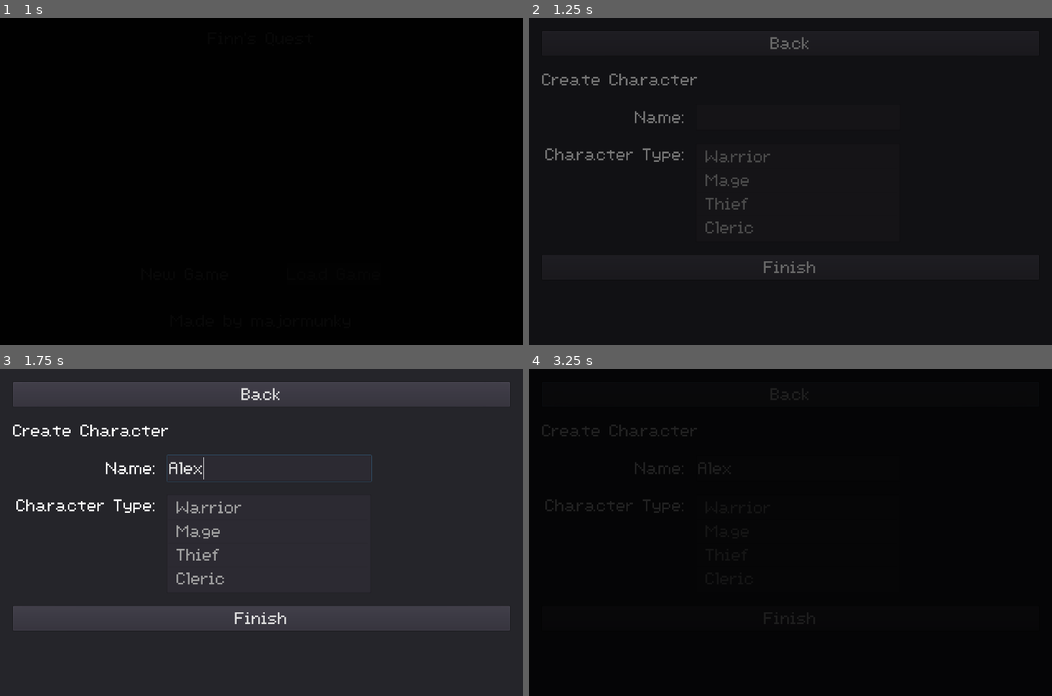
Above: before the commit, frames 1-4 (two rows, left to right).
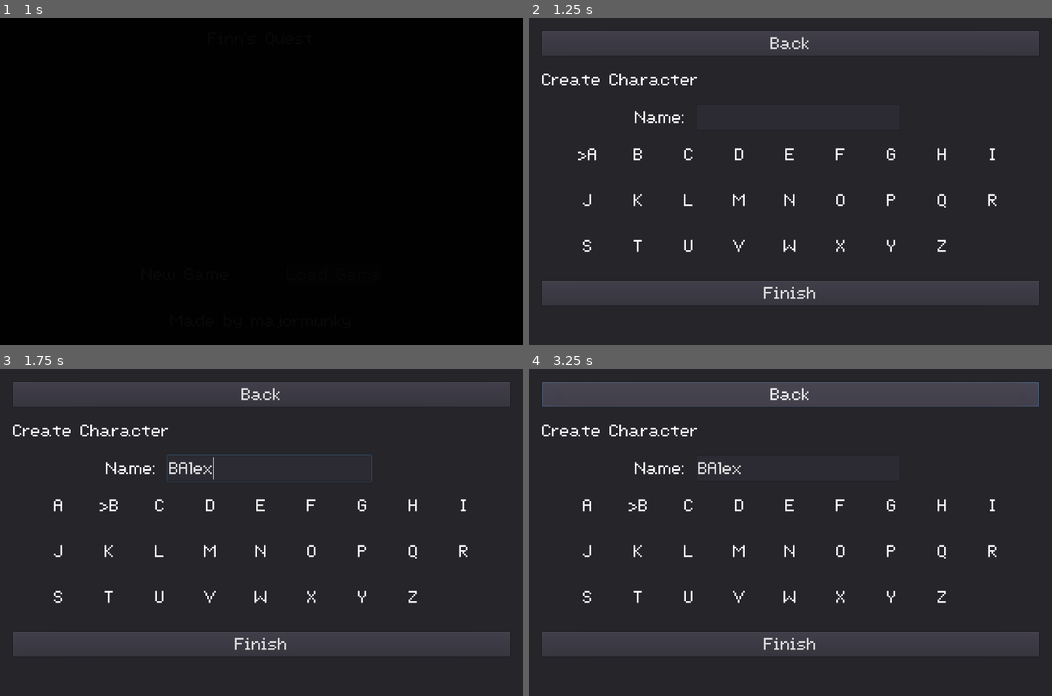
Above: after the commit, the same moments.

Repository: majormunky/MiniRPG
Game: Godot game, scene res://scenes/MainMenu.tscn
Same seed, same stepped clock (60 frames per second), same inputs: the game is played once before the commit and once after it.
Inputs (mouse positions are in pixels of both pictures, inside the frame that each line leads up to):
- Up to frame 1 (1 s): tap Enter (ui_accept) at 0.5 s; hold Right (ui_right) from 0.53 s (still down); hold Enter (ui_accept) from 0.53 s (still down)
- Up to frame 2 (1.25 s): keep holding Right (ui_right); keep holding Enter (ui_accept)
- Up to frame 3 (1.75 s): release Right (ui_right) at 1.25 s; release Enter (ui_accept) at 1.25 s; click (266, 467) at 1.27 s; type "Alex" at 1.35 s
- Up to frame 4 (3.25 s): click "Finish" at 2 s; click "Back" at 2.75 s

Frame 1 is identical in both runs. In frame 2, 20% of the frame differs, in the area x 2-98%, y 4-88%; in frame 3, 11%; in frame 4, 99%, in the area x 0-100%, y 0-100%.

Commit message:
We now have a grid of letters that we can input a name with a controller for the create player page

Diff:
--- a/scenes/CreatePlayer.gd
+++ b/scenes/CreatePlayer.gd
@@ -116,3 +116,7 @@
 	transition.fadeIn()
 	yield(get_tree().create_timer(0.5), "timeout")
 	var _error = get_tree().change_scene("res://scenes/MainMenu.tscn")
+
+
+func _on_InputLetters_letter_selected(letter):
+	name_input.text += letter
--- a/scenes/CreatePlayer.tscn
+++ b/scenes/CreatePlayer.tscn
@@ -1,8 +1,9 @@
-[gd_scene load_steps=4 format=2]
+[gd_scene load_steps=5 format=2]
 
 [ext_resource path="res://assets/MainTheme.tres" type="Theme" id=1]
 [ext_resource path="res://scenes/CreatePlayer.gd" type="Script" id=2]
 [ext_resource path="res://scenes/TransitionRect.tscn" type="PackedScene" id=3]
+[ext_resource path="res://scenes/InputLetters.gd" type="Script" id=4]
 
 [node name="CreatePlayer" type="Control"]
 anchor_right = 1.0
@@ -22,8 +23,6 @@
 [node name="MarginContainer" type="MarginContainer" parent="."]
 anchor_right = 1.0
 anchor_bottom = 1.0
-margin_top = 0.495087
-margin_bottom = 0.495117
 custom_constants/margin_right = 32
 custom_constants/margin_top = 32
 custom_constants/margin_left = 32
@@ -81,7 +80,22 @@
 theme = ExtResource( 1 )
 max_length = 12
 
+[node name="InputLetters" type="GridContainer" parent="MarginContainer/VBoxContainer"]
+margin_left = 558.0
+margin_top = 275.0
+margin_right = 658.0
+margin_bottom = 557.0
+rect_min_size = Vector2( 100, 0 )
+size_flags_horizontal = 4
+size_flags_vertical = 3
+theme = ExtResource( 1 )
+custom_constants/vseparation = 32
+custom_constants/hseparation = 64
+columns = 9
+script = ExtResource( 4 )
+
 [node name="HBoxContainer" type="HBoxContainer" parent="MarginContainer/VBoxContainer"]
+visible = false
 margin_top = 275.0
 margin_right = 1216.0
 margin_bottom = 470.0
@@ -108,25 +122,27 @@
 auto_height = true
 
 [node name="FinishButton" type="Button" parent="MarginContainer/VBoxContainer"]
-margin_top = 502.0
+margin_top = 589.0
 margin_right = 1216.0
-margin_bottom = 562.0
+margin_bottom = 649.0
 rect_min_size = Vector2( 200, 0 )
 theme = ExtResource( 1 )
 text = "Finish"
 
 [node name="ErrorText" type="RichTextLabel" parent="MarginContainer/VBoxContainer"]
-margin_top = 594.0
+margin_top = 681.0
 margin_right = 1216.0
-margin_bottom = 649.0
+margin_bottom = 736.0
 theme = ExtResource( 1 )
 custom_colors/default_color = Color( 1, 0, 0, 1 )
 fit_content_height = true
 
 [node name="TransitionRect" parent="." instance=ExtResource( 3 )]
+visible = false
 margin_right = 0.0
 margin_bottom = 0.0
 color = Color( 0, 0, 0, 1 )
 
 [connection signal="pressed" from="MarginContainer/VBoxContainer/BackButton" to="." method="_on_BackButton_pressed"]
+[connection signal="letter_selected" from="MarginContainer/VBoxContainer/InputLetters" to="." method="_on_InputLetters_letter_selected"]
 [connection signal="pressed" from="MarginContainer/VBoxContainer/FinishButton" to="." method="_on_FinishButton_pressed"]
--- /dev/null
+++ b/scenes/InputLetters.gd
@@ -0,0 +1,66 @@
+extends GridContainer
+
+var selected = Vector2(0, 0)
+
+signal letter_selected(letter)
+
+func setup_letters():
+	var alphabet = "ABCDEFGHIJKLMNOPQRSTUVWXYZ"
+	for letter in alphabet:
+		var new_label = RichTextLabel.new()
+		new_label.bbcode_enabled = true
+		new_label.set_bbcode("[center]" + letter + "[/center]")
+		new_label.name = letter
+		new_label.rect_min_size.x = 60
+		new_label.rect_min_size.y = 80
+		new_label.scroll_active = false
+		add_child(new_label)
+
+
+func _ready():
+	setup_letters()
+	draw_selected()
+
+
+func reset_node():
+	var child_index = selected.y * get_columns() + selected.x
+	var selected_node = get_child(child_index)
+	selected_node.set_bbcode("[center]" + selected_node.name + "[/center]")
+
+
+func draw_selected():
+	var child_index = selected.y * get_columns() + selected.x
+	var selected_node = get_child(child_index)
+	selected_node.set_bbcode("[center]>" + selected_node.name + "[/center]")
+
+
+func get_selected():
+	var child_index = selected.y * get_columns() + selected.x
+	var selected_node = get_child(child_index)
+	return selected_node
+
+
+func _unhandled_input(event):
+	if event.is_action_released("ui_right"):
+		reset_node()
+		selected.x += 1
+	elif event.is_action_released("ui_left"):
+		reset_node()
+		selected.x -= 1
+		if selected.x < 0:
+			selected.x = 7
+			selected.y = 2
+	elif event.is_action_released("ui_up"):
+		reset_node()
+		selected.y -= 1
+		if selected.y < 0:
+			selected.y = 2
+	elif event.is_action_released("ui_down"):
+		reset_node()
+		selected.y += 1
+		if selected.y > 2:
+			selected.y = 0
+	elif event.is_action_released("ui_accept"):
+		var selected = get_selected()
+		emit_signal("letter_selected", selected.name)
+	draw_selected()
